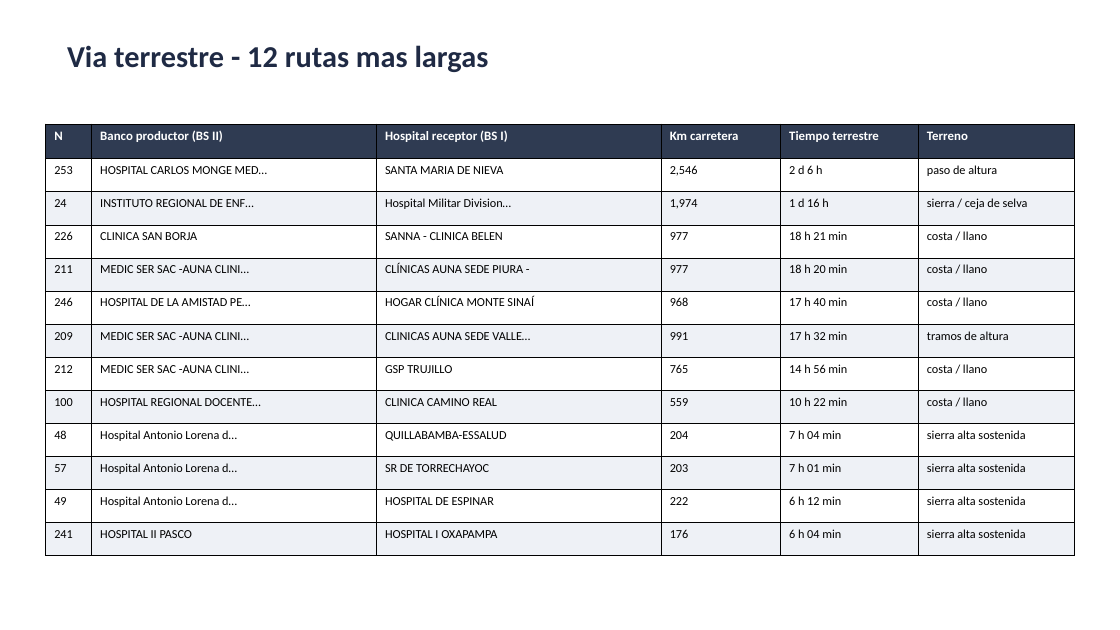
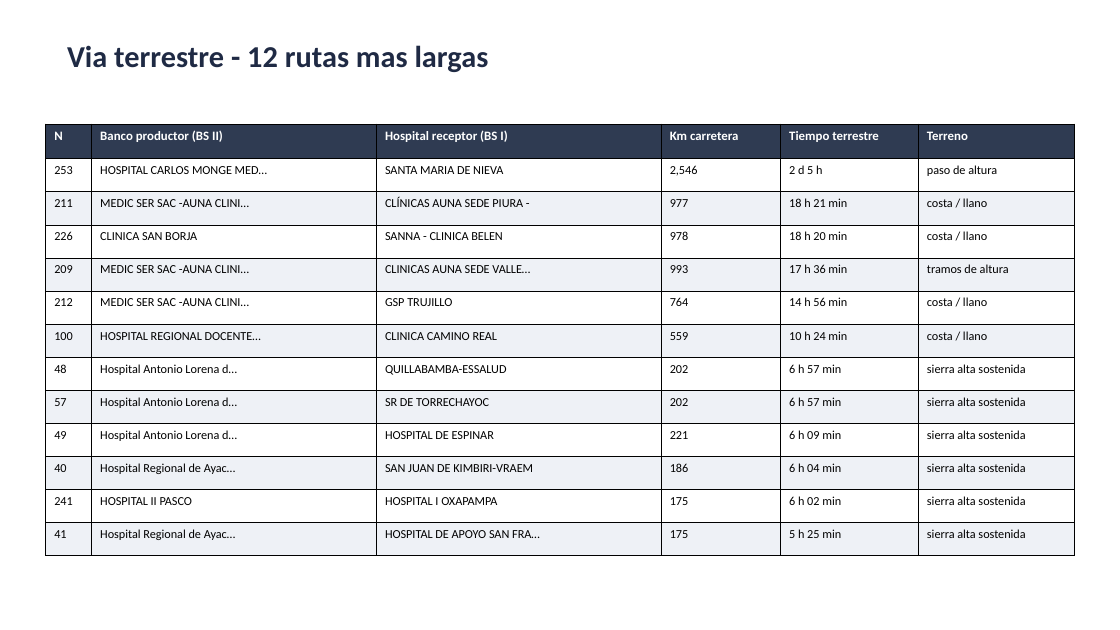
Before and after one commit to rojasarca-code/geolocalizacion-bancos-sangre-diban, a slide deck: slide 4 of datos/Resumen_tiempos_convenios_BS.pptx. Drawn at 1120x630 pixels with LibreOffice and Linux fonts; fonts in the diff are those of the drawing. Boxes give left, top, right and bottom in pixels: in the first picture for what was removed or moved away, otherwise in the second. Text is boxed around its words. In the diff, an @@ line names an element or a change of style, - is before the commit and + after.

```diff
--- a/datos/Resumen_tiempos_convenios_BS.pptx
+++ b/datos/Resumen_tiempos_convenios_BS.pptx
@@ table at bbox=[46, 124, 1075, 544] @@
-row 2, column 5: 2 d 6 h
+row 2, column 5: 2 d 5 h
-row 3: 24 | INSTITUTO REGIONAL DE ENF… | Hospital Militar Division… | 1,974 | 1 d 16 h | sierra / ceja de selva
+row 3: 211 | MEDIC SER SAC -AUNA CLINI… | CLÍNICAS AUNA SEDE PIURA - | 977 | 18 h 21 min | costa / llano
-row 4, column 4: 977
+row 4, column 4: 978
-row 4, column 5: 18 h 21 min
+row 4, column 5: 18 h 20 min
-row 5: 211 | MEDIC SER SAC -AUNA CLINI… | CLÍNICAS AUNA SEDE PIURA - | 977 | 18 h 20 min | costa / llano
+row 5: 209 | MEDIC SER SAC -AUNA CLINI… | CLINICAS AUNA SEDE VALLE… | 993 | 17 h 36 min | tramos de altura
-row 6: 246 | HOSPITAL DE LA AMISTAD PE… | HOGAR CLÍNICA MONTE SINAÍ | 968 | 17 h 40 min | costa / llano
+row 6: 212 | MEDIC SER SAC -AUNA CLINI… | GSP TRUJILLO | 764 | 14 h 56 min | costa / llano
-row 7: 209 | MEDIC SER SAC -AUNA CLINI… | CLINICAS AUNA SEDE VALLE… | 991 | 17 h 32 min | tramos de altura
+row 7: 100 | HOSPITAL REGIONAL DOCENTE… | CLINICA CAMINO REAL | 559 | 10 h 24 min | costa / llano
-row 8: 212 | MEDIC SER SAC -AUNA CLINI… | GSP TRUJILLO | 765 | 14 h 56 min | costa / llano
+row 8: 48 | Hospital Antonio Lorena d… | QUILLABAMBA-ESSALUD | 202 | 6 h 57 min | sierra alta sostenida
-row 9: 100 | HOSPITAL REGIONAL DOCENTE… | CLINICA CAMINO REAL | 559 | 10 h 22 min | costa / llano
+row 9: 57 | Hospital Antonio Lorena d… | SR DE TORRECHAYOC | 202 | 6 h 57 min | sierra alta sostenida
-row 10: 48 | Hospital Antonio Lorena d… | QUILLABAMBA-ESSALUD | 204 | 7 h 04 min | sierra alta sostenida
+row 10: 49 | Hospital Antonio Lorena d… | HOSPITAL DE ESPINAR | 221 | 6 h 09 min | sierra alta sostenida
-row 11: 57 | Hospital Antonio Lorena d… | SR DE TORRECHAYOC | 203 | 7 h 01 min | sierra alta sostenida
+row 11: 40 | Hospital Regional de Ayac… | SAN JUAN DE KIMBIRI-VRAEM | 186 | 6 h 04 min | sierra alta sostenida
-row 12: 49 | Hospital Antonio Lorena d… | HOSPITAL DE ESPINAR | 222 | 6 h 12 min | sierra alta sostenida
+row 12: 241 | HOSPITAL II PASCO | HOSPITAL I OXAPAMPA | 175 | 6 h 02 min | sierra alta sostenida
-row 13: 241 | HOSPITAL II PASCO | HOSPITAL I OXAPAMPA | 176 | 6 h 04 min | sierra alta sostenida
+row 13: 41 | Hospital Regional de Ayac… | HOSPITAL DE APOYO SAN FRA… | 175 | 5 h 25 min | sierra alta sostenida
```
Also in this commit, not shown: 7 other slides changed, 6 other files.
